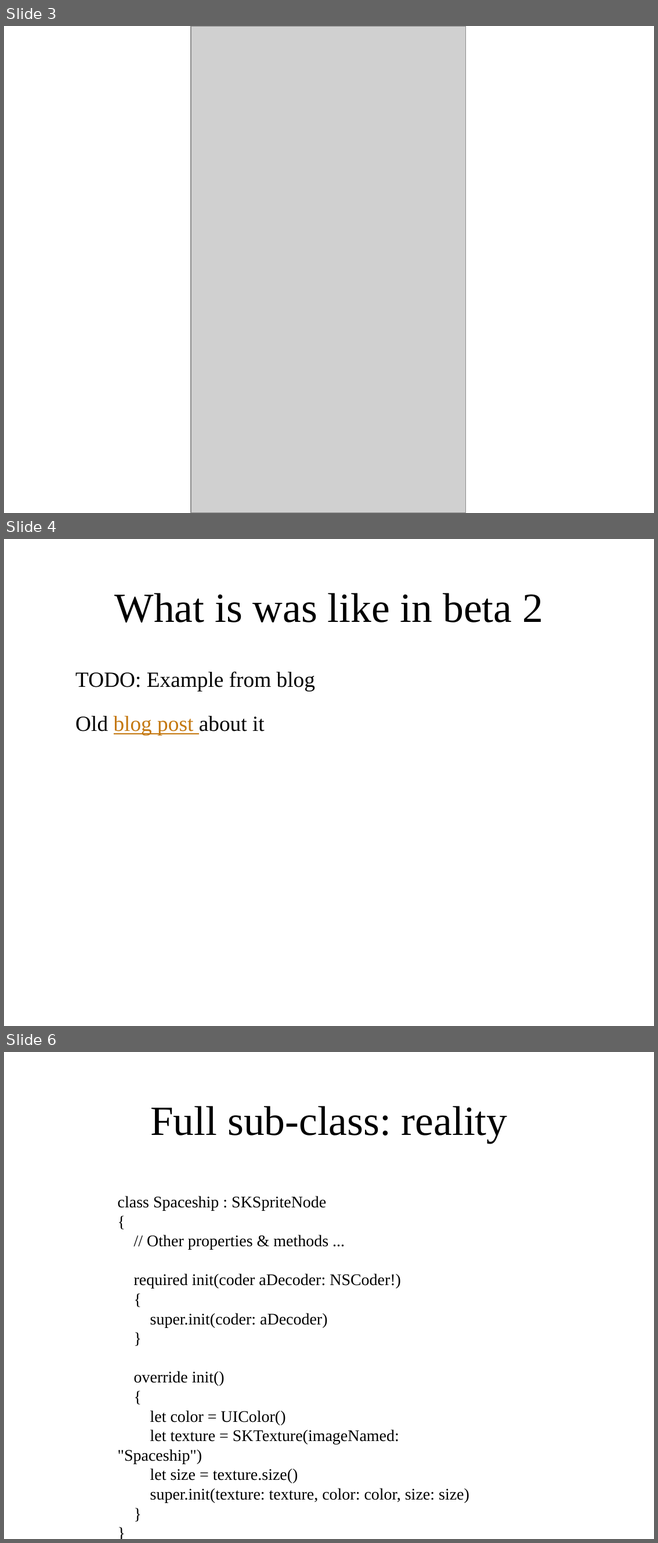
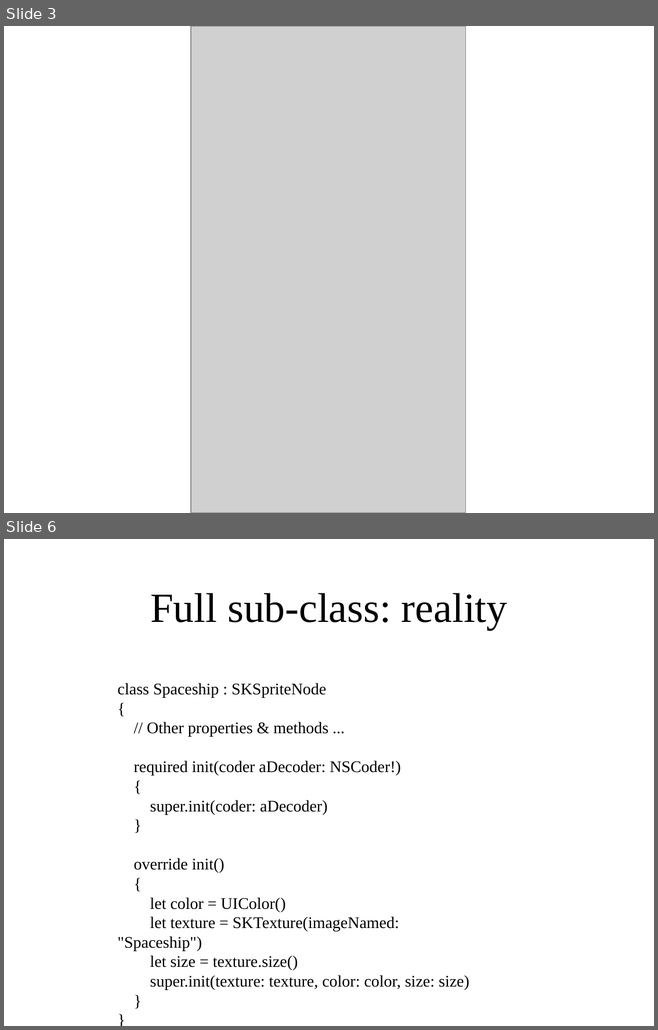
Before and after one commit to petebarber/Misc, a slide deck: HowToSubClassSKSpriteNode/How to subclass SKSpriteNode.pptx. Shown one above the other, each under a label of ours: slides 3, 4 and 6 before the commit, slides 3 and 6 after it; the slides between them are not shown. The pictures are 658x1543 and 658x1030 pixels, drawn with LibreOffice and Linux fonts; fonts in the diff are those of the drawing; grey boxes stand for pictures; background and template pictures are left out. Boxes give left, top, right and bottom in pixels: in the first picture for what was removed or moved away, otherwise in the second. Text is boxed around its words. In the diff, an @@ line names an element or a change of style, - is before the commit and + after.

```diff
--- a/HowToSubClassSKSpriteNode/How to subclass SKSpriteNode.pptx
+++ b/HowToSubClassSKSpriteNode/How to subclass SKSpriteNode.pptx
@@ slide 4 removed at [4,539,654,1026], background picture (left out) @@
@@ title removed at [115,593,543,623] @@
-What is was like in beta 2
@@ text removed at [75,671,315,735] @@
-TODO: Example from blog
-Old blog post about it
```
Also in this commit, not shown: 2 slides changed, 3 slides added, 7 other files.
